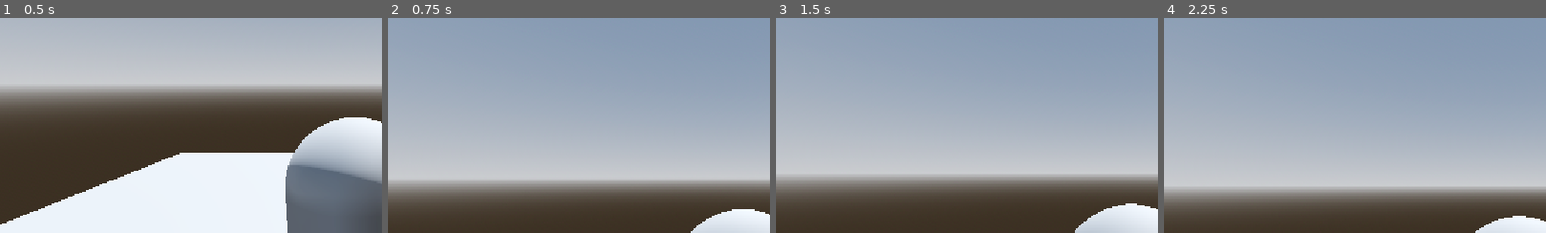
Above: before the commit, frames 1-4 (left to right).
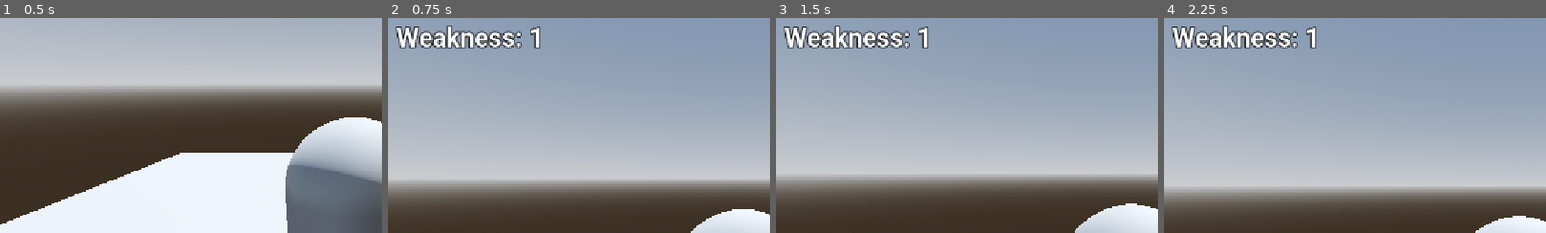
Above: after the commit, the same moments.

Repository: Virus01Official/forgotten_rewrite
Game: Godot game, scene res://main.tscn
The game is run twice, just before and just after one commit, with the same random seed, the same clock (stepped at 60 frames per second) and the same inputs.
Inputs (mouse positions are % of the whole screen's width and height, from its top left):
- Up to frame 1 (0.5 s): no input
- Up to frame 2 (0.75 s): move the mouse to (55, 50) at 0.52 s; hold Up (ui_up) from 0.53 s (still down); tap Q (Ability1) at 0.6 s
- Up to frame 3 (1.5 s): keep holding Up (ui_up); move the mouse to (45, 50) at 1.27 s; tap E (Ability2) at 1.35 s
- Up to frame 4 (2.25 s): keep holding Up (ui_up); move the mouse to (52, 48) at 2.02 s; tap R (Ability3) at 2.1 s
The pictures show only the part of the screen within x 4-54%, y 13-63%; the shares and areas given below are measured in that part.

Frame 1 is identical in both runs. In frame 2, 2.7% of the frame differs, in the area x 2-40%, y 3-15%; in frame 3, 2.7%; in frame 4, 2.7%.

Commit message:
small changes

Diff:
--- a/UI/player_ui.tscn
+++ b/UI/player_ui.tscn
@@ -11,6 +11,8 @@
 [sub_resource type="LabelSettings" id="LabelSettings_c8xti"]
 font = ExtResource("1_c8xti")
 font_size = 39
+outline_size = 6
+outline_color = Color(0, 0, 0, 1)
 
 [node name="player_ui" type="Control" unique_id=1532252855]
 layout_mode = 3
@@ -44,7 +46,6 @@
 offset_bottom = 591.0
 
 [node name="GameStuff" type="Control" parent="." unique_id=1666905990]
-visible = false
 anchors_preset = 0
 offset_right = 1153.0
 offset_bottom = 650.0
@@ -62,3 +63,18 @@
 label_settings = SubResource("LabelSettings_c8xti")
 horizontal_alignment = 1
 vertical_alignment = 1
+
+[node name="Notifications" type="VBoxContainer" parent="GameStuff" unique_id=326347885]
+visible = false
+layout_mode = 0
+offset_top = 1.0
+offset_right = 1155.0
+offset_bottom = 650.0
+
+[node name="Label" type="Label" parent="GameStuff/Notifications" unique_id=973034805]
+visible = false
+layout_mode = 2
+text = "I don't fucking know: +35 coins +38 EXP"
+label_settings = SubResource("LabelSettings_c8xti")
+horizontal_alignment = 1
+vertical_alignment = 1
--- a/scripts/ability_component.gd
+++ b/scripts/ability_component.gd
@@ -17,6 +17,8 @@
 				$"..".hitboxes, spawn_pos, hit_flag, 25, "survivor", Vector3(1.0,1.0,1.0), $".."
 			)
 			await get_tree().create_timer(0.05).timeout
+
+	# coin flip
 	elif ability == "luck_token":
 		var sfx_player = $"../SFX"
 		sfx_player.stream = coin_flip_sfx
@@ -26,7 +28,10 @@
 			$"..".tokens += 1
 		else:
 			$"..".weakness += 1
-	elif ability == "gun_shot" and $"..".tokens > 0 and not gunDestroyed:
+
+	# shoot
+	elif ability == "gun_shot":
+		if $"..".tokens > 0 and not gunDestroyed:
 			var tokens_used = $"..".tokens
 			$"..".tokens = 0
 
@@ -62,6 +67,10 @@
 					$"..".hitboxes, spawn_pos, hit_flag, 15 * tokens_used, "survivor", Vector3(1.0,1.0,1.0), $".."
 				)
 				await get_tree().create_timer(0.05).timeout
+		else:
+			print("not enough tokens or gun is broken")
+
+	#reroll
 	elif ability == "health_gamble":
 		if $"..".tokens > 0:
 			var ability_data = get_ability_survivor("ability3", $"..".equipped_survivor)
@@ -74,6 +83,8 @@
 				print(str(player.health))
 			else:
 				player.maxhealth = randi_range(min_health, max_health)
+
+	#hat fix
 	elif ability == "reset" and player.tokens == 3:
 		gunDestroyed = false
 		player.weakness = 0
